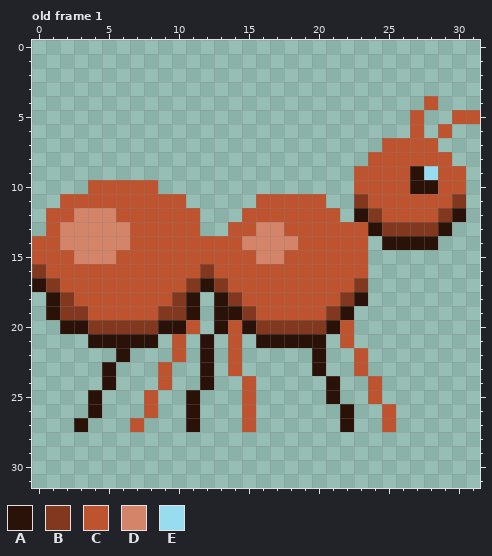
File history of a pixel-art file, assets/images/aseprites/fourmi_rouge.aseprite. Above: the version before the commit.
32x32 pixels, 1 frame. Shown: old frame 1. The commit also changed other frames, which this record leaves out.
Palette (. is transparent): A #2b1209  B #82381e  C #be542f  D #d48468  E #98dcef
New version:
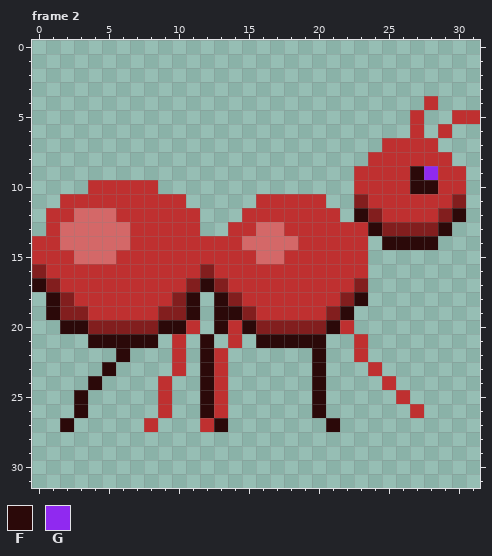
Colours new in this view: F #2b0909  G #9029f0
A new or re-ordered frame is compared with the old frame closest to it.
Changes in this commit:
frames 1 -> 8
@@ palette @@
-B #82381e
+B #821e1e
-C #be542f
+C #bf3030
-D #d48468
+D #d46868
--- frame 2 is new; against old frame 1
@@ x 0..31 @@
  8 ........................CCCCCC..
- 9 .......................CCCCAECC.
-10 ....CCCCC..............CCCCAACC.
+ 9 .......................CCCCFGCC.
+10 ....CCCCC..............CCCCFFCC.
 11 ..CCCCCCCCC.....CCCCC..BCCCCCCB.
-12 .CCDDDCCCCCC...CCCCCCC.ABCCCCBA.
-13 .CDDDDDCCCCC..CCDDCCCCCCABBBBA..
-14 CCDDDDDCCCCCCCCDDDDCCCCC.AAAA...
+12 .CCDDDCCCCCC...CCCCCCC.FBCCCCBF.
+13 .CDDDDDCCCCC..CCDDCCCCCCFBBBBF..
+14 CCDDDDDCCCCCCCCDDDDCCCCC.FFFF...
 15 CCCDDDCCCCCCCCCCDDCCCCCC........
 16 BCCCCCCCCCCCBCCCCCCCCCCC........
-17 ABCCCCCCCCCBABCCCCCCCCCB........
-18 .ABCCCCCCCBA.ABCCCCCCCBA........
-19 .ABBCCCCCBBA.AABCCCCCBA.........
-20 ..AABBBBBAAC.ACABBBBBAC.........
-21 ....AAAAA.C.A.C.AAAAA.C.........
-22 ......A...C.A.C.....A..C........
-23 .....A...C..A.C.....A..C........
-24 .....A...C..A..C.....A..C.......
-25 ....A...C..A...C.....A..C.......
-26 ....A...C..A...C......A..C......
-27 ...A...C...A...C......A..C......
+17 FBCCCCCCCCCBFBCCCCCCCCCB........
+18 .FBCCCCCCCBF.FBCCCCCCCBF........
+19 .FBBCCCCCBBF.FFBCCCCCBF.........
+20 ..FFBBBBBFFC.FCFBBBBBFC.........
+21 ....FFFFF.C.F.C.FFFFF..C........
+22 ......F...C.FC......F..C........
+23 .....F....C.FC......F...C.......
+24 ....F....C..FC......F....C......
+25 ...F.....C..FC......F.....C.....
+26 ...F.....C..FC......F......C....
+27 ..F.....C...CF.......F..........
 28 ................................
Where, in picture pixels (left, top, right, bottom), the same in both pictures:
changed: (32, 96, 480, 432)
